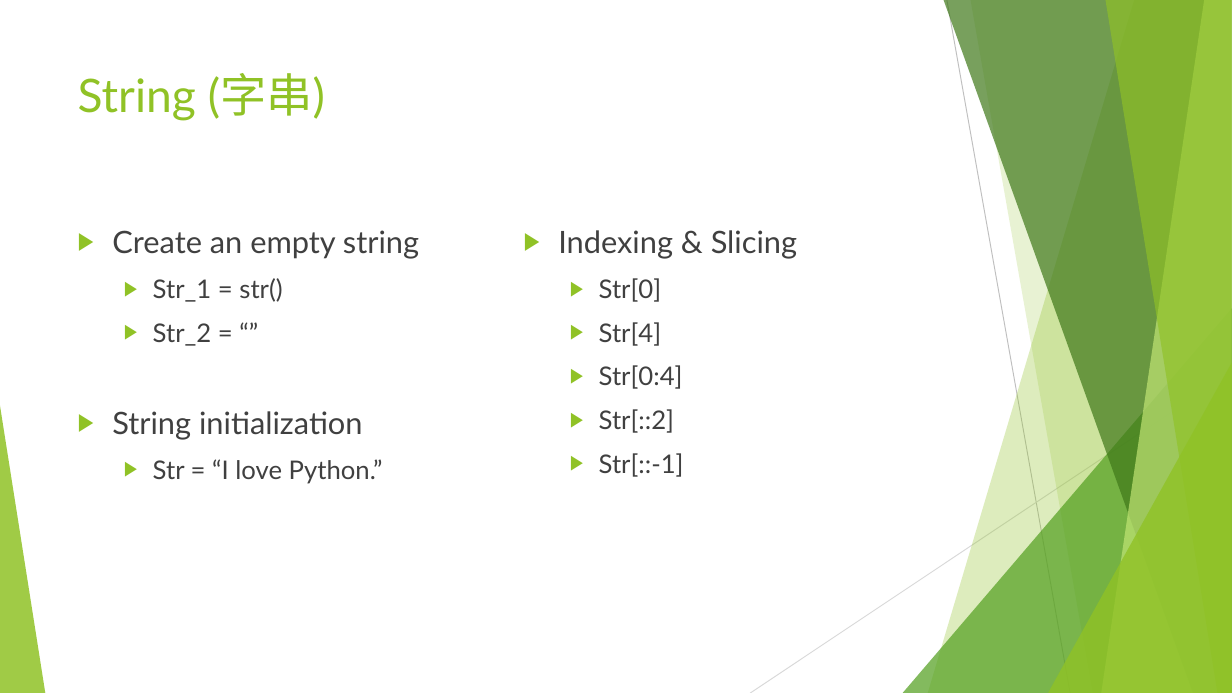
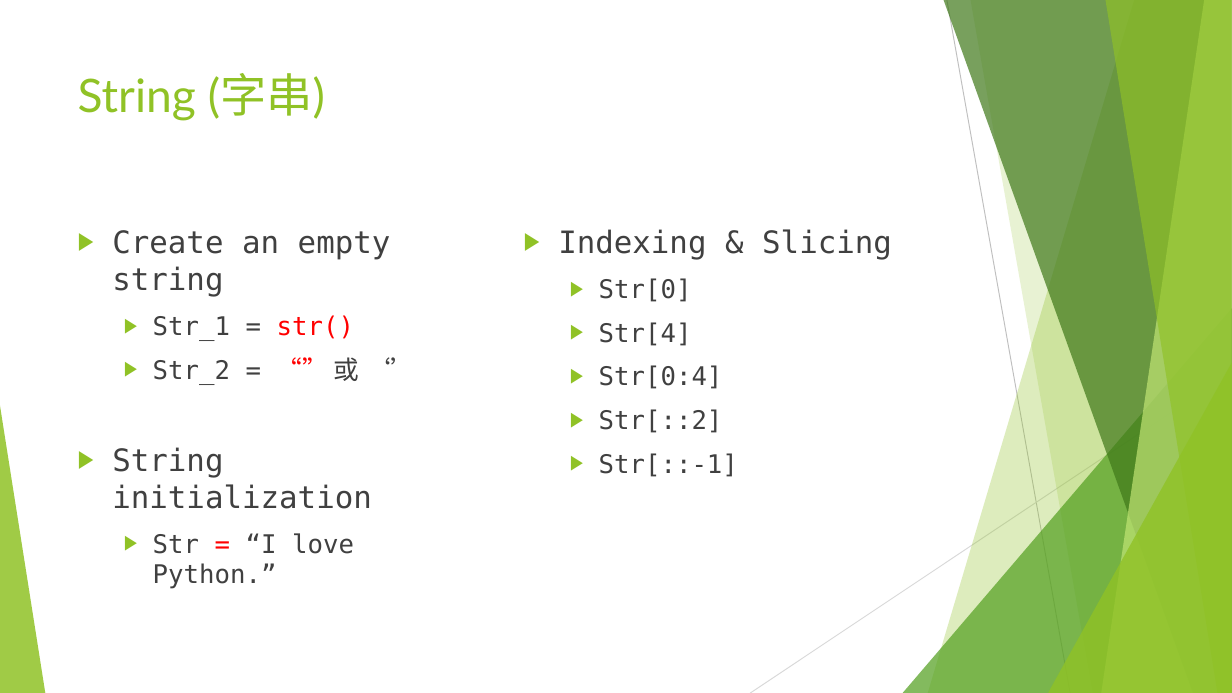
Before and after one commit to d823944/Python4Us, a slide deck: slide 2 of Slides/Python Basics_20190630.pptx. Drawn at 1232x693 pixels with LibreOffice and Linux fonts; fonts in the diff are those of the drawing. Boxes give left, top, right and bottom in pixels: in the first picture for what was removed or moved away, otherwise in the second. Text is boxed around its words. In the diff, an @@ line names an element or a change of style, - is before the commit and + after.

```diff
--- a/Slides/Python Basics_20190630.pptx
+++ b/Slides/Python Basics_20190630.pptx
@@ text at box(112, 230, 391, 589): font Lato to DejaVu Sans Mono in "Create an empty string", "Str_1 = str()", "String initialization", "Str = “I love Python.”"; text colour #404040 to #FF0000 in "str()", "=" @@
@@ text "Indexing & Slicing" at box(558, 229, 892, 477): font Lato to DejaVu Sans Mono @@
@@ text at box(153, 357, 360, 381): text changed; font Lato to DejaVu Sans Mono @@
-  ▶ Str_2 = “”
+  ▶ Str_2 = “” 或 ‘’
```
Also in this commit, not shown: 8 other slides changed, 1 slide added.
